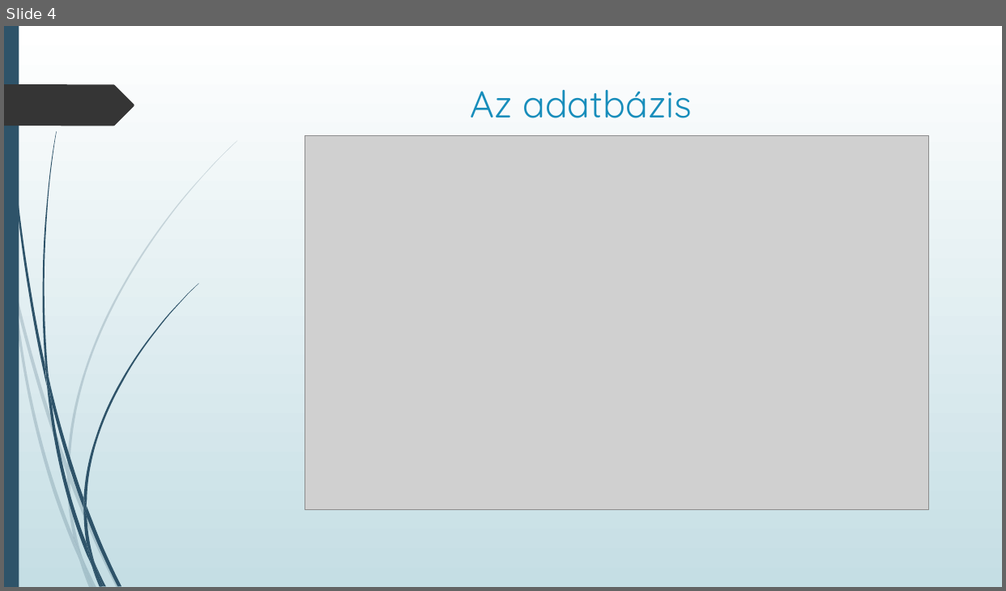
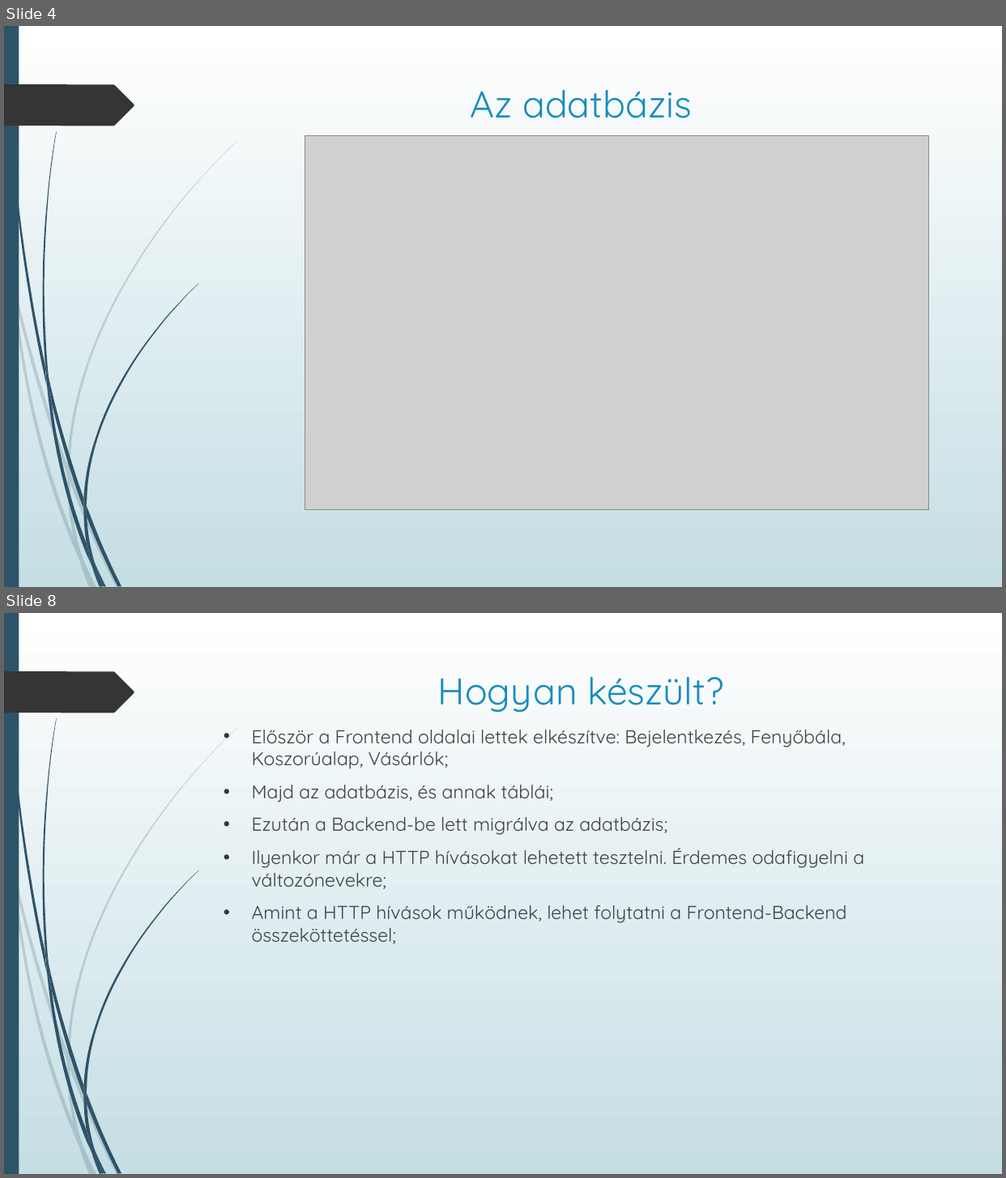
Before and after one commit to Prokiga/Vizsga_remek, a slide deck: Documents/Prezentáció.pptx. Shown one above the other, each under a label of ours: slide 4 before the commit, slides 4 and 8 after it; the slides between them are not shown. The pictures are 1006x591 and 1006x1178 pixels, drawn with LibreOffice and Linux fonts; fonts in the diff are those of the drawing; grey boxes stand for pictures. Boxes give left, top, right and bottom in pixels: in the first picture for what was removed or moved away, otherwise in the second. Text is boxed around its words. In the diff, an @@ line names an element or a change of style, - is before the commit and + after.

```diff
--- a/Documents/Prezentáció.pptx
+++ b/Documents/Prezentáció.pptx
@@ slide 8 added at [4, 613, 1002, 1174], background gradient #FFFFFF to #C5DEE5; not listed: 24 template elements that a slide beside it also shows @@
@@ title added at [438, 677, 723, 713], 36 pt, text #178DBB @@
+Hogyan készült?
@@ text added at [252, 730, 864, 944], 18 pt, text #404040 @@
+• Először a Frontend oldalai lettek elkészítve: Bejelentkezés, Fenyőbála, Koszorúalap, Vásárlók;
+• Majd az adatbázis, és annak táblái;
+• Ezután a Backend-be lett migrálva az adatbázis;
+• Ilyenkor már a HTTP hívásokat lehetett tesztelni. Érdemes odafigyelni a változónevekre;
+• Amint a HTTP hívások működnek, lehet folytatni a Frontend-Backend összeköttetéssel;
```
Also in this commit, not shown: 3 slides changed, 6 other slides added.
